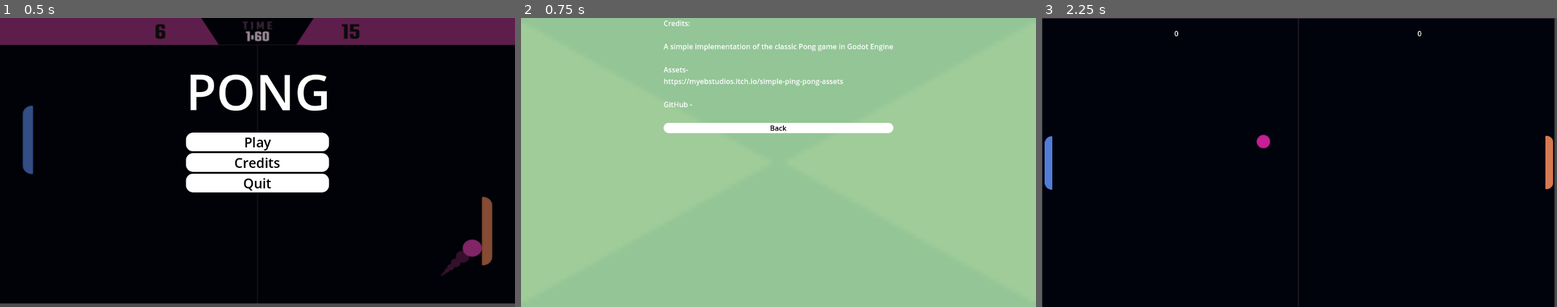
Above: before the commit, frames 1-3 (left to right).
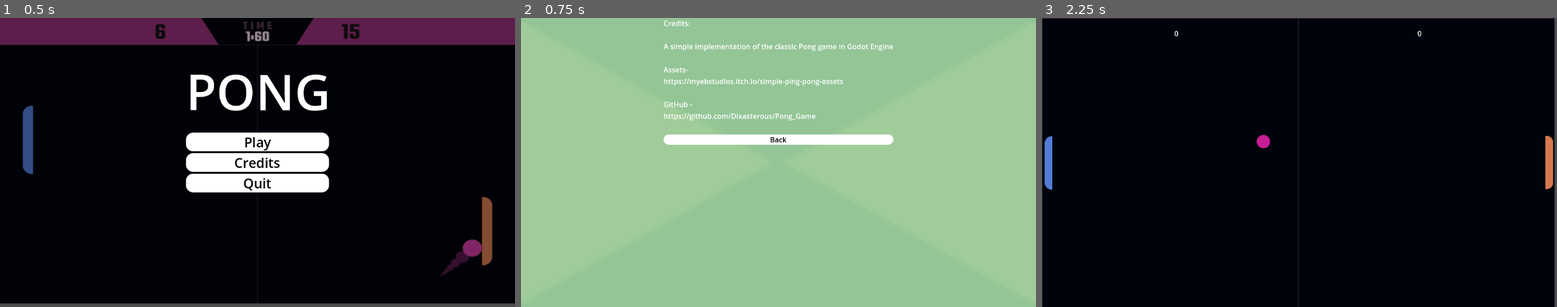
Above: after the commit, the same moments.

Repository: Dixasterous/Pong_Game
Game: Godot game, scene res://Scenes/menu.tscn
Two runs of this game, one before a commit and one after it. Both use one fixed random seed, a clock stepped at 60 frames per second and the inputs below.
Inputs:
- Up to frame 1 (0.5 s): no input
- Up to frame 2 (0.75 s): click "Credits" at 0.5 s
- Up to frame 3 (2.25 s): click "Back" at 1.25 s; click "Play" at 2 s

Frame 1 is identical in both runs. In frame 2, 3.4% of the frame differs, in the area x 27-73%, y 32-44%; in frame 3, nothing differs.

Commit message:
minor updates

Diff:
--- a/Scenes/credits_menu.tscn
+++ b/Scenes/credits_menu.tscn
@@ -51,6 +51,7 @@
 https://myebstudios.itch.io/simple-ping-pong-assets
 
 GitHub -
+https://github.com/Dixasterous/Pong_Game
 "
 
 [node name="Back" type="Button" parent="VBoxContainer"]
Not shown, changed: README.md
